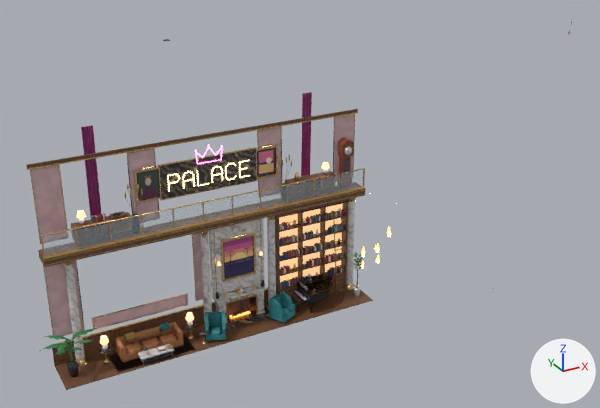
Renders of the glTF model assets/models/backdrop_rich1.glb from each side of a commit.
One viewpoint serves both versions: a camera (50 mm lens) standing at (-5.2, -29.3, 20.7) and looking at (12.4, 2.6, 4.7). Every picture has the same lights, and +X, +Y and +Z are marked at lower right. The first picture is the older version. Where no turn or scale is listed for an object, it has been applied to the vertices.

Before the edit, the objects in view are built like this:
```python
ob_decor = bpy.data.objects.new('decor', me_cube)
ob_decor.location = (7.5, 0.97, 0.01)
ob_flame_0_mesh = bpy.data.objects.new('flame_0_mesh', me_lathe_036)
ob_flame_0_mesh.location = (16.64, 3.48, 0.4)
ob_flame_1_mesh = bpy.data.objects.new('flame_1_mesh', me_lathe_038)
ob_flame_1_mesh.location = (17.58, 3.5, -0.21)
ob_flame_2_mesh = bpy.data.objects.new('flame_2_mesh', me_lathe_040)
ob_flame_2_mesh.location = (16.49, 3.31, -0.15)
ob_flame_3_mesh = bpy.data.objects.new('flame_3_mesh', me_lathe_042)
ob_flame_3_mesh.location = (17.45, 3.34, 0.52)
ob_flame_4_mesh = bpy.data.objects.new('flame_4_mesh', me_lathe_044)
ob_flame_4_mesh.location = (18.3, 3.55, 1.15)
ob_prism = bpy.data.objects.new('prism', me_prism)
ob_prism.location = (1.42, 1.8, 4.92)
ob_prism_001 = bpy.data.objects.new('prism.001', me_prism_001)
ob_prism_001.location = (6.58, 1.8, 4.92)
```
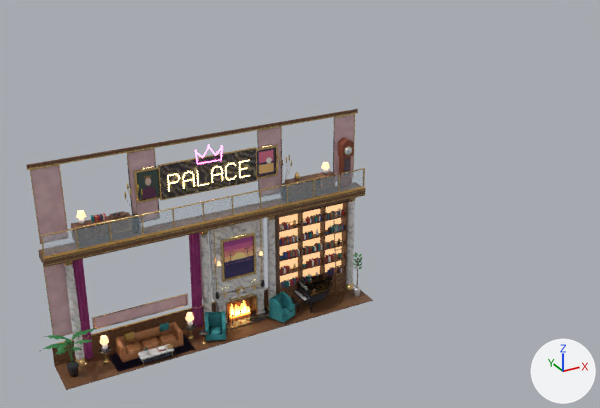
Where the change shows, as pixel boxes [x1, y1, x2, y2] in the pictures (600 x 408 px):
'prism', moved
    before: [81, 125, 102, 217]
    after: [73, 259, 93, 359]
'prism.001', moved
    before: [301, 92, 312, 176]
    after: [189, 233, 203, 328]
'flame_0_mesh', moved
    before: [361, 246, 365, 257]
    after: [230, 304, 234, 316]
'flame_4_mesh', moved
    before: [387, 227, 391, 237]
    after: [243, 300, 247, 313]
'flame_1_mesh', moved
    before: [376, 254, 379, 263]
    after: [234, 305, 238, 316]
'flame_3_mesh', moved
    before: [376, 243, 379, 253]
    after: [240, 303, 244, 314]
'flame_2_mesh', moved
    before: [361, 261, 364, 268]
    after: [238, 306, 240, 314]

Patch to the scene script:
```diff
--- a/assets/models/backdrop_rich1.glb.py
+++ b/assets/models/backdrop_rich1.glb.py
@@ ob_prism @@
 ob_prism = bpy.data.objects.new('prism', me_prism)
-ob_prism.location = (1.42, 1.8, 4.92)
+ob_prism.location = (-0.03, 0.0, 0.01)
@@ ob_prism_001 @@
 ob_prism_001 = bpy.data.objects.new('prism.001', me_prism_001)
-ob_prism_001.location = (6.58, 1.8, 4.92)
+ob_prism_001.location = (-0.03, 0.09, 0.01)
@@ ob_flame_0_mesh @@
 ob_flame_0_mesh = bpy.data.objects.new('flame_0_mesh', me_lathe_036)
-ob_flame_0_mesh.location = (16.64, 3.48, 0.4)
+ob_flame_0_mesh.location = (8.23, 1.72, 0.2)
@@ ob_flame_1_mesh @@
 ob_flame_1_mesh = bpy.data.objects.new('flame_1_mesh', me_lathe_038)
-ob_flame_1_mesh.location = (17.58, 3.5, -0.21)
+ob_flame_1_mesh.location = (8.4, 1.67, 0.2)
@@ ob_flame_2_mesh @@
 ob_flame_2_mesh = bpy.data.objects.new('flame_2_mesh', me_lathe_040)
-ob_flame_2_mesh.location = (16.49, 3.31, -0.15)
+ob_flame_2_mesh.location = (8.57, 1.72, 0.2)
@@ ob_flame_3_mesh @@
 ob_flame_3_mesh = bpy.data.objects.new('flame_3_mesh', me_lathe_042)
-ob_flame_3_mesh.location = (17.45, 3.34, 0.52)
+ob_flame_3_mesh.location = (8.73, 1.67, 0.2)
@@ ob_flame_4_mesh @@
 ob_flame_4_mesh = bpy.data.objects.new('flame_4_mesh', me_lathe_044)
-ob_flame_4_mesh.location = (18.3, 3.55, 1.15)
+ob_flame_4_mesh.location = (8.9, 1.72, 0.2)
```
